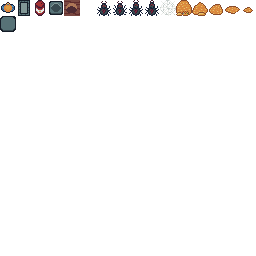
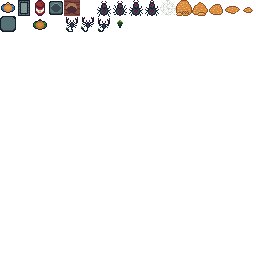
The second 256 × 256 image is a revision of the first. Changes to its layers:
painted on "Layer 2" over [33, 16, 123, 32]
